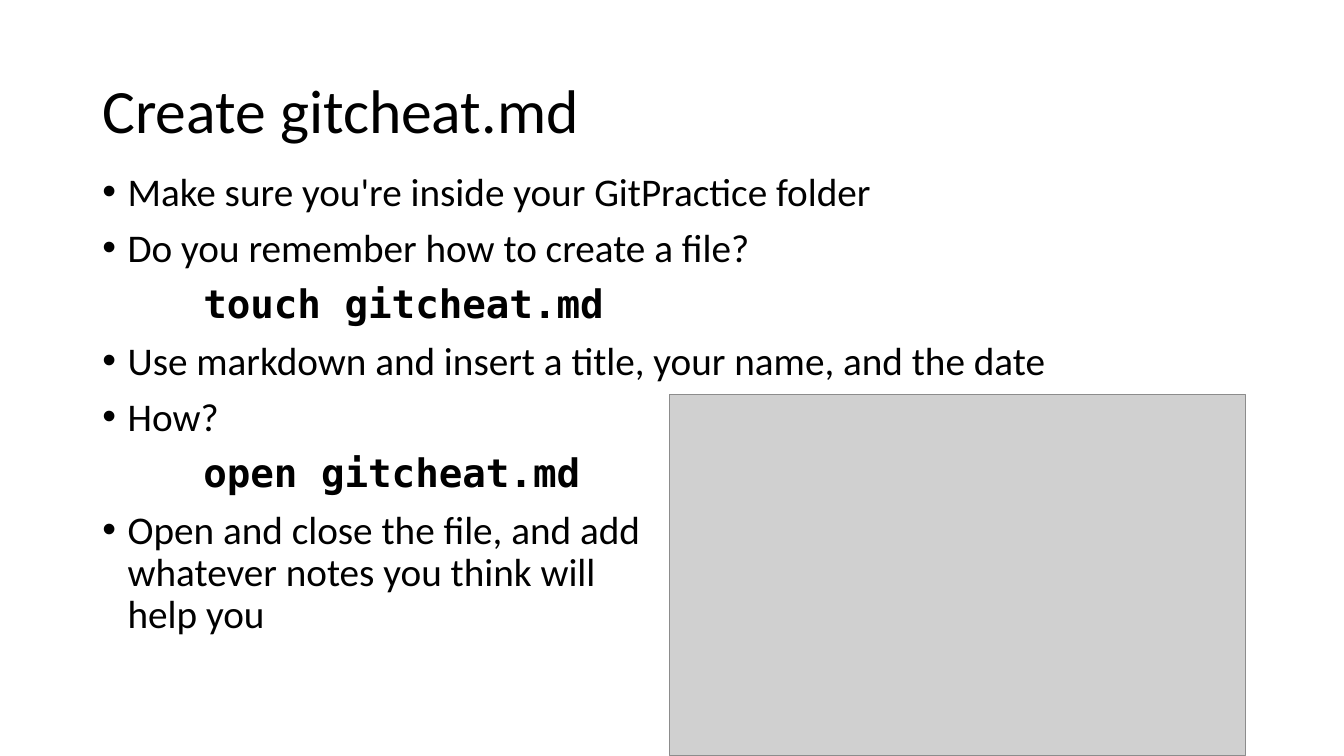
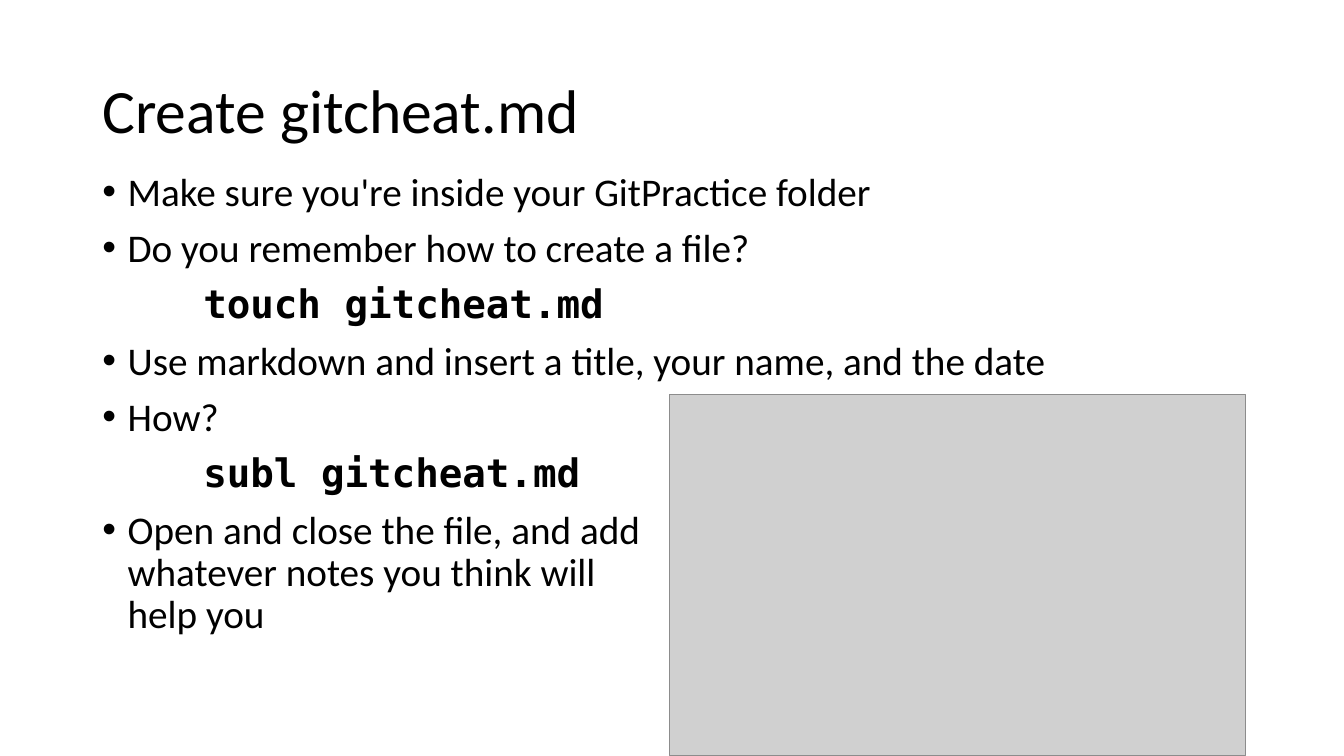
Before and after one commit to jojokarlin/Git_DRI_Jan_2017, a slide deck: slide 15 of GitPres.pptx (slide 14 before the commit). Drawn at 1344x756 pixels with LibreOffice and Linux fonts; fonts in the diff are those of the drawing; grey boxes stand for pictures. Boxes give left, top, right and bottom in pixels: in the first picture for what was removed or moved away, otherwise in the second. Text is boxed around its words. In the diff, an @@ line names an element or a change of style, - is before the commit and + after.

```diff
--- a/GitPres.pptx
+++ b/GitPres.pptx
@@ text at (x1=203, y1=456, x2=580, y2=495): text changed @@
-open gitcheat.md
+subl gitcheat.md
```
Also in this commit, not shown: 8 other slides changed, 3 slides added.
